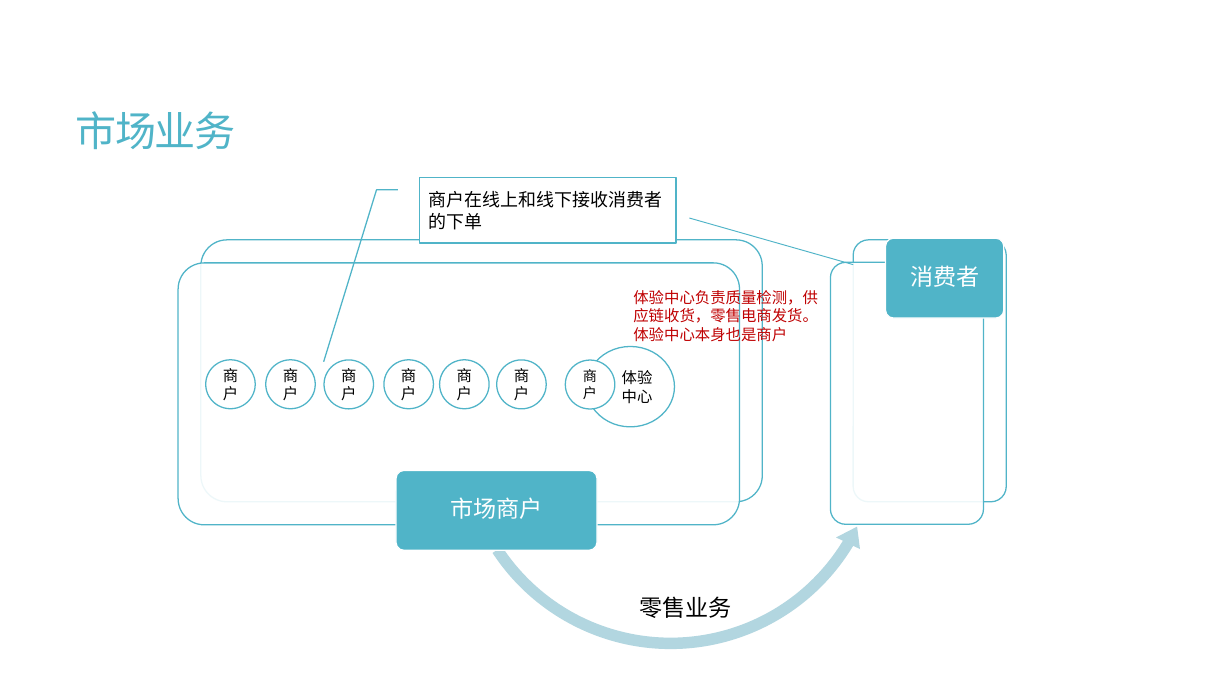
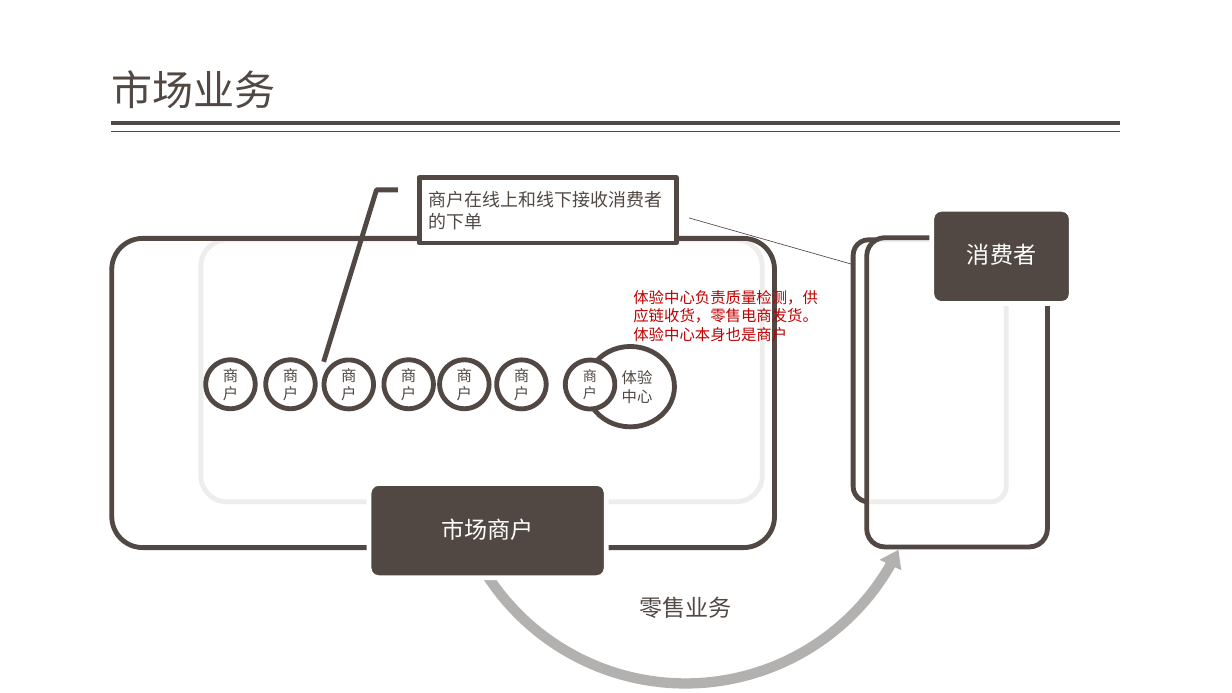
Before and after one commit to jzgi/chainsmart, a slide deck: slide 11 of Docs/品链供销平台.pptx. Drawn at 1232x693 pixels with LibreOffice and Linux fonts; fonts in the diff are those of the drawing. Boxes give left, top, right and bottom in pixels: in the first picture for what was removed or moved away, otherwise in the second. Text is boxed around its words. In the diff, an @@ line names an element or a change of style, - is before the commit and + after.

```diff
--- a/Docs/品链供销平台.pptx
+++ b/Docs/品链供销平台.pptx
@@ title "市场业务": place and size @@
-title "市场业务" at <box>76,111,236,149</box>
+title "市场业务" at <box>112,70,276,108</box>
@@ title "市场业务" at <box>112,70,276,108</box>: text colour #50B4C8 to #514843, letter spacing -1.2 to 0 pt; line spacing 0.85 to 0.9; vertical alignment middle to bottom @@
@@ line added from (1121, 123) to (112, 123), #514843 3 pt @@
@@ line added from (1121, 132) to (112, 132), #514843 1 pt @@
@@ text colour #000000 to #514843; outline #50B4C8 1 pt to #514843 3.78 pt in 9 elements at <box>384,360,434,409</box>, <box>266,360,316,409</box>, <box>324,360,374,409</box>, <box>587,347,675,427</box>, <box>566,360,616,409</box>, <box>497,360,547,409</box>, <box>440,360,490,409</box>, <box>206,360,256,409</box>, <box>420,177,677,243</box> @@
@@ left circular arrow: place and size @@
-left circular arrow at <box>450,215,892,657</box>
+left circular arrow at <box>437,199,934,693</box>
@@ left circular arrow at <box>437,199,934,693</box>: fill #B3D6E0 to #B3B1B0; proportions changed @@
@@ rounded rectangle at <box>932,209,1071,303</box>: fill #50B4C8 to #514843; outline #FFFFFF 1 pt to #FFFFFF 3.78 pt @@
@@ rounded rectangle: place and size @@
-rounded rectangle at <box>885,238,1004,319</box>
+rounded rectangle at <box>932,209,1071,303</box>
@@ rounded rectangle: place and size @@
-rounded rectangle at <box>178,263,740,525</box>
+rounded rectangle at <box>112,238,775,548</box>
@@ line (689, 218) - (853, 264): stroke #50B4C8 0.75 pt to #504641 0.5 pt @@
@@ outline #50B4C8 1 pt to #514843 3.78 pt in 4 elements at <box>853,240,1006,502</box>, <box>201,240,762,502</box>, <box>112,238,775,548</box>, <box>867,238,1048,547</box> @@
@@ rounded rectangle: place and size @@
-rounded rectangle at <box>831,262,984,524</box>
+rounded rectangle at <box>867,238,1048,547</box>
@@ text "消费者": place and size @@
-text "消费者" at <box>910,265,979,287</box>
+text "消费者" at <box>967,243,1036,265</box>
@@ rounded rectangle: place and size @@
-rounded rectangle at <box>396,470,598,551</box>
+rounded rectangle at <box>369,483,606,578</box>
@@ rounded rectangle at <box>369,483,606,578</box>: fill #50B4C8 to #514843; outline #FFFFFF 1 pt to #FFFFFF 3.78 pt @@
@@ text "市场商户": place and size @@
-text "市场商户" at <box>450,497,542,519</box>
+text "市场商户" at <box>441,518,533,540</box>
@@ text "零售业务" at <box>639,596,731,618</box>: text colour #000000 to #514843 @@
```
Also in this commit, not shown: 24 other slides changed, 2 slides added, 11 other files.
